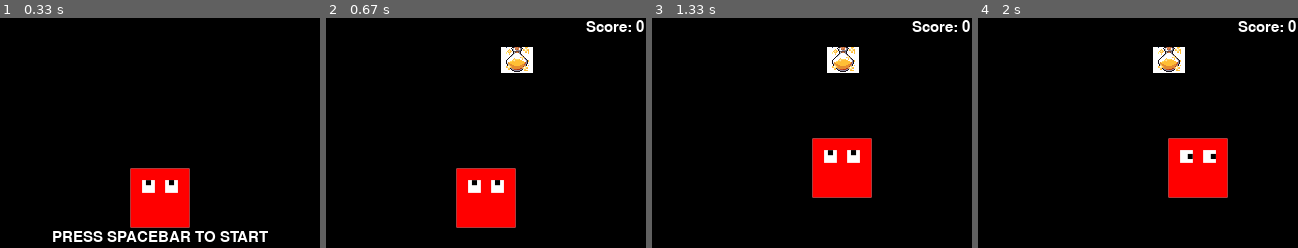
Above: before the commit, frames 1-4 (left to right).
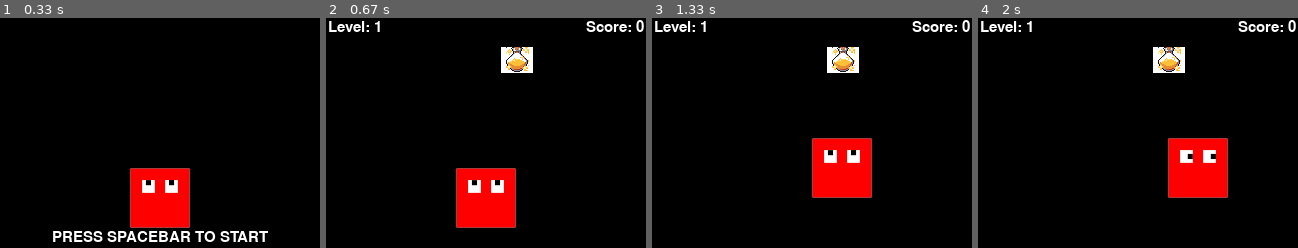
Above: after the commit, the same moments.

Repository: jatheepan/simple-pygame
Game: pygame game, started from Game.py
Two runs of this game, one before a commit and one after it. Both use one fixed random seed, a clock stepped at 60 frames per second and the inputs below.
Inputs:
- Up to frame 1 (0.33 s): no input
- Up to frame 2 (0.67 s): tap Space at 0.33 s
- Up to frame 3 (1.33 s): hold Right 0.67-1.13 s; tap Space at 0.73, 1.03, 1.23 s; hold Up from 1.17 s (still down)
- Up to frame 4 (2 s): release Up at 1.47 s; hold Right 1.5-1.97 s; tap Space at 1.57, 1.87 s

Frame 1 is identical in both runs. In frame 2, 0.4% of the frame differs, in the area x 0-17%, y 1-7%; in frame 3, 0.4%; in frame 4, 0.4%.

Commit message:
display level

Diff:
--- a/Game.py
+++ b/Game.py
@@ -1,6 +1,7 @@
 import pygame
 import sys
 from random import random
+from math import ceil
 from config import *
 from Block import Block
 from Item import Item
@@ -9,7 +10,6 @@
 class Game:
     started = False
     score = 0
-    level = 1
 
     def __init__(self):
         pygame.init()
@@ -48,6 +48,7 @@
             self.block.draw()
             self.draw_welcome_message()
             self.draw_score()
+            self.draw_level()
             if self.started:
                 self.item_group.draw(self.screen)
                 self.item_group.update(self.block)
@@ -89,6 +90,19 @@
         left = WIDTH - img.get_width() - margin
         self.screen.blit(img, (left, top))
 
+    def draw_level(self) -> None:
+        if not self.started:
+            return
+        score = f"Level: {self.get_level()}"
+        img = self.font.render(score, True, WHITE)
+        margin = 2
+        top = 0 + margin
+        left = 0 + margin
+        self.screen.blit(img, (left, top))
+
+    def get_level(self):
+        return int(self.score / 5) + 1
+
 
 if __name__ == "__main__":
     game = Game()
